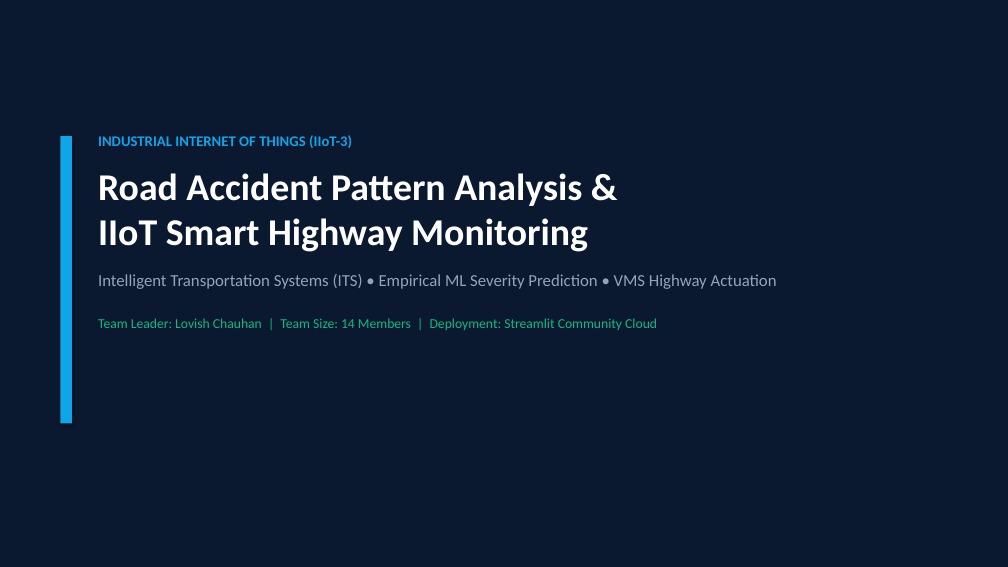
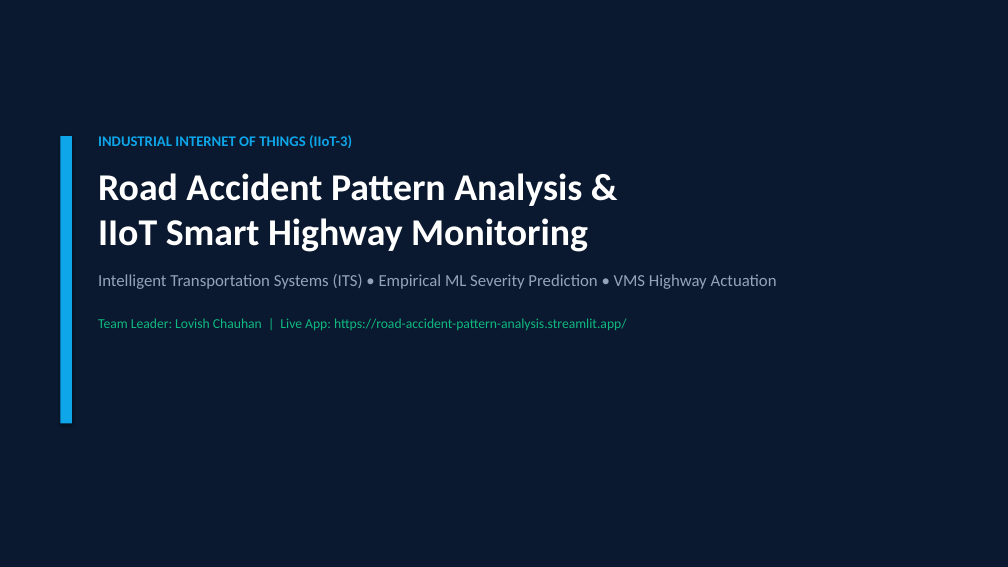
Before and after one commit to igris-bit/Road-Accident-Pattern-Analysis, a slide deck: slide 1 of docs/presentation/Road_Accident_Pattern_Analysis_Presentation.pptx. Drawn at 1008x567 pixels with LibreOffice and Linux fonts; fonts in the diff are those of the drawing. Boxes give left, top, right and bottom in pixels: in the first picture for what was removed or moved away, otherwise in the second. Text is boxed around its words. In the diff, an @@ line names an element or a change of style, - is before the commit and + after.

Commit message:
Add official live Streamlit deployment link across README, report PDF, PPTX, and submission docs

```diff
--- a/docs/presentation/Road_Accident_Pattern_Analysis_Presentation.pptx
+++ b/docs/presentation/Road_Accident_Pattern_Analysis_Presentation.pptx
@@ text at <box>98,318,627,330</box>: text changed @@
-Team Leader: Lovish Chauhan | Team Size: 14 Members | Deployment: Streamlit Community Cloud
+Team Leader: Lovish Chauhan | Live App: https://road-accident-pattern-analysis.streamlit.app/
```
Also in this commit, not shown: 5 other files.
